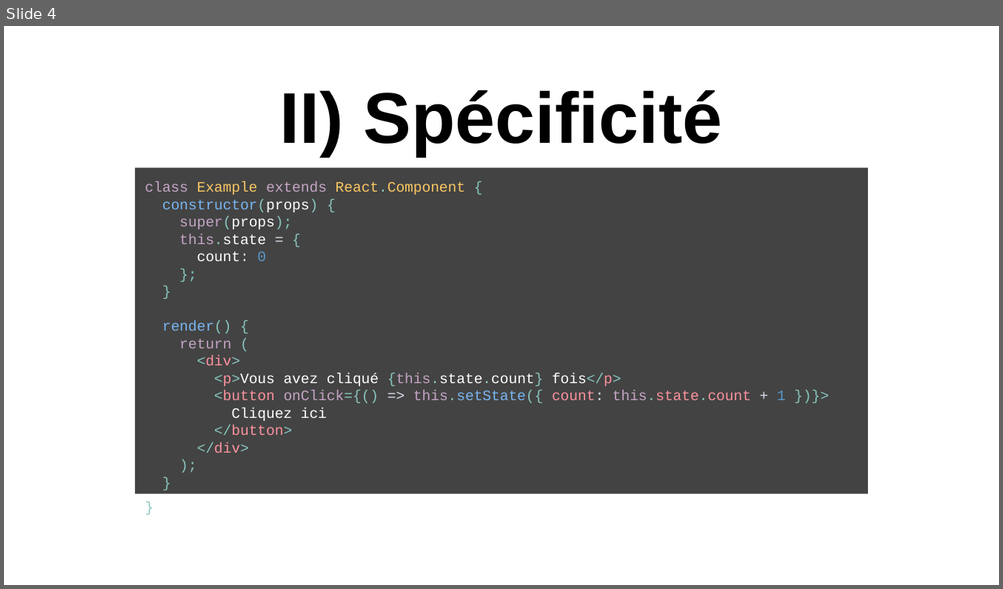
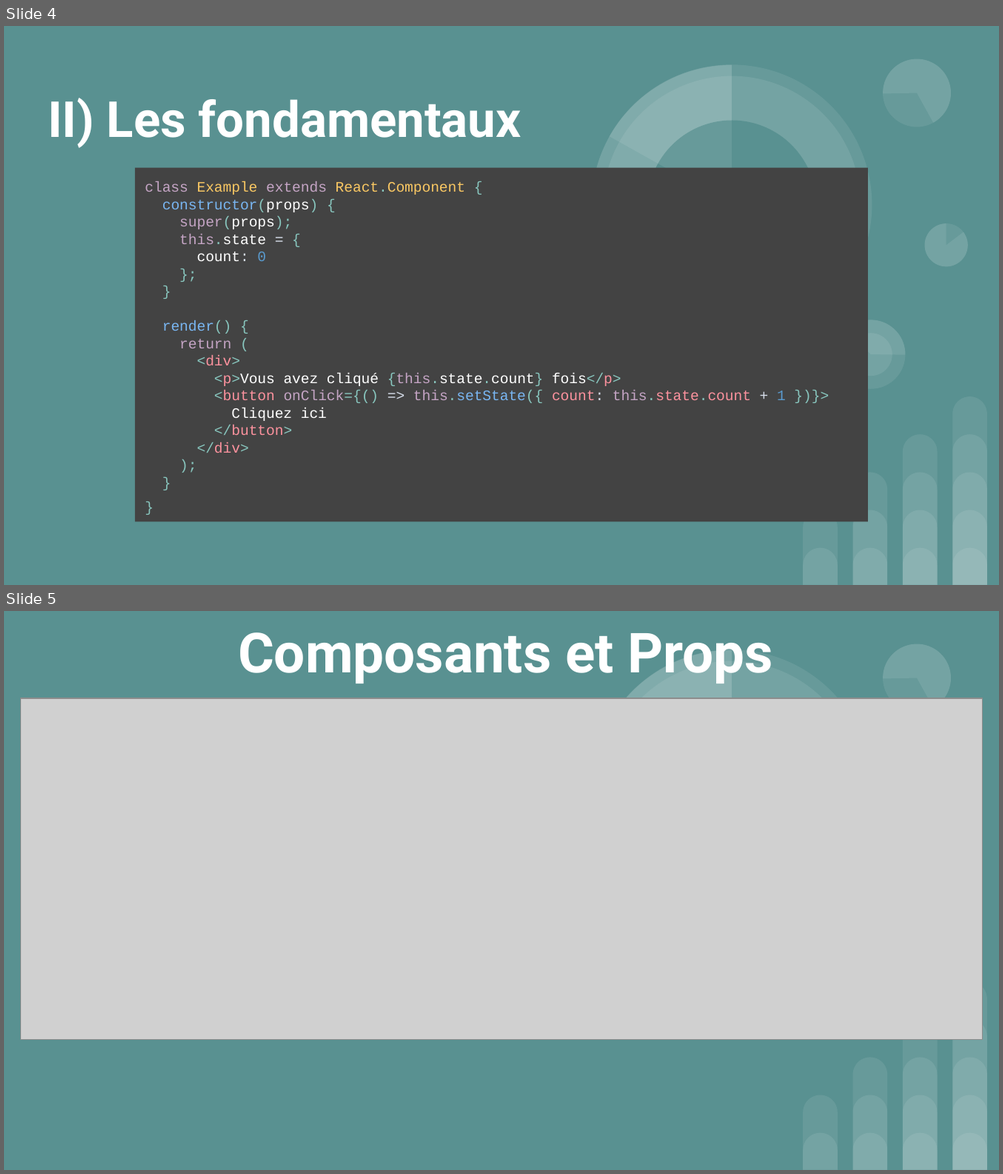
Before and after one commit to FXpel/IFI_React, a slide deck: cours/IFI_React.pptx. Shown one above the other, each under a label of ours: slide 4 before the commit, slides 4 and 5 after it. The pictures are 1003x589 and 1003x1174 pixels, drawn with LibreOffice and Linux fonts; fonts in the diff are those of the drawing; grey boxes stand for pictures. Boxes give left, top, right and bottom in pixels: in the first picture for what was removed or moved away, otherwise in the second. Text is boxed around its words. In the diff, an @@ line names an element or a change of style, - is before the commit and + after.

```diff
--- a/cours/IFI_React.pptx
+++ b/cours/IFI_React.pptx
@@ slide 5 added at (4,611,999,1170), background #599191; not listed: 21 template elements that a slide beside it also shows @@
@@ title added at (238,632,773,684), 40 pt, text #FFFFFF, bold @@
+Composants et Props
@@ picture added at (21,698,982,1039) @@
@@ table added at (108,869,895,1170), 1 rows, 1 columns @@
+
@@ slide 4 changed as well @@
@@ background #FFFFFF to #599191 @@
@@ title "II) Les fondamentaux" at (48,98,521,148): vertical alignment bottom to middle @@
@@ group added at (552,26,967,389): 7 ellipses, 5 pie slice (boxed as its full ellipse)s @@
@@ title at (48,98,521,148): text changed; size 52 to 36 pt; font Arial to Roboto; text colour #000000 to #FFFFFF @@
-II) Spécificité
+II) Les fondamentaux
@@ rectangle "class Example extends React.Component {": place and size @@
-rectangle "class Example extends React.Component {" at (135,168,868,494)
+rectangle "class Example extends React.Component {" at (135,168,868,523)
@@ group added at (802,397,987,585): 14 round same rects @@
```
Also in this commit, not shown: 7 other slides changed, 6 other slides added, 3 slides removed, 1 other file.
